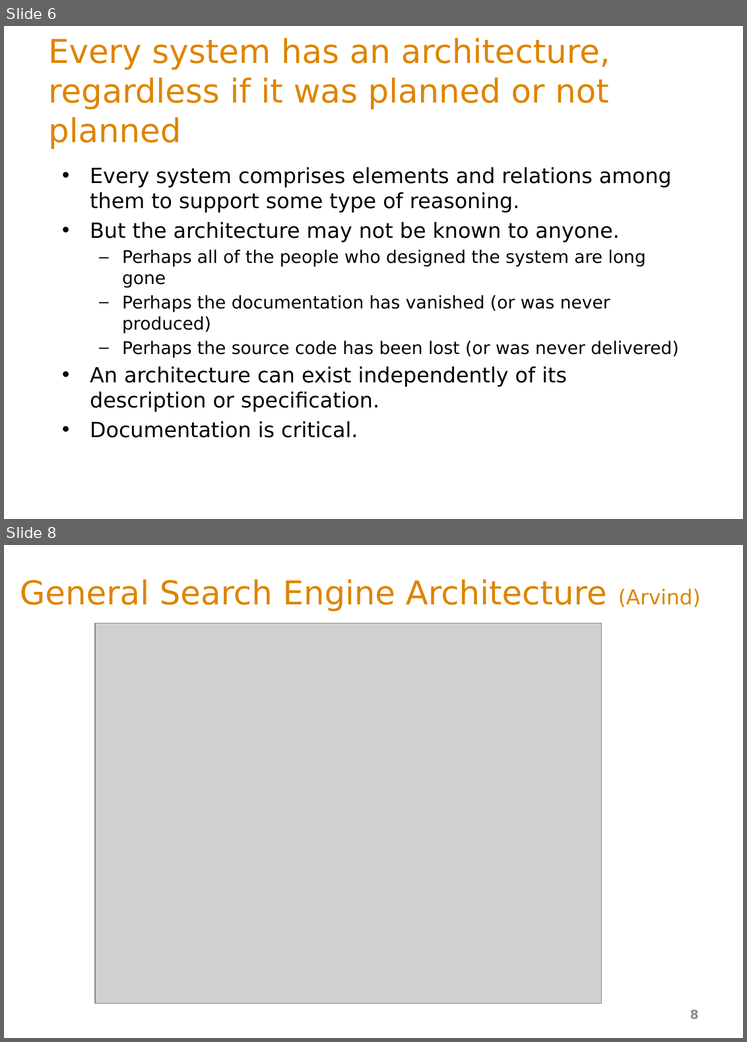
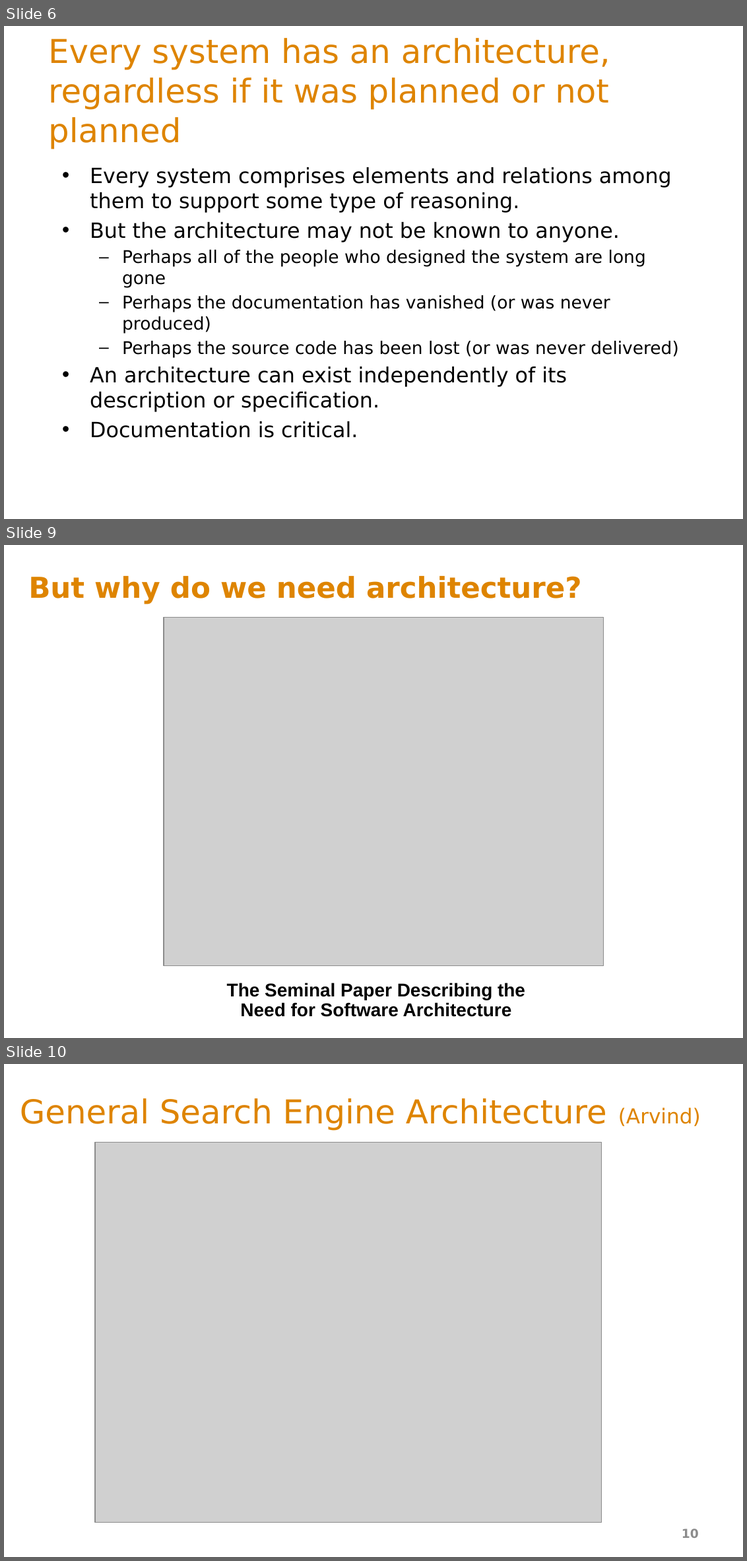
Before and after one commit to ArchitectingSoftware/SE577-SoftwareArchitecture, a slide deck: lectures/_L1a Intro to SW Architecture.pptx. Shown one above the other, each under a label of ours: slides 6 and 8 before the commit, slides 6, 9 and 10 after it; the slides between them are not shown. The pictures are 747x1042 and 747x1561 pixels, drawn with LibreOffice and Linux fonts; fonts in the diff are those of the drawing; grey boxes stand for pictures. Boxes give left, top, right and bottom in pixels: in the first picture for what was removed or moved away, otherwise in the second. Text is boxed around its words. In the diff, an @@ line names an element or a change of style, - is before the commit and + after.

```diff
--- a/lectures/_L1a Intro to SW Architecture.pptx
+++ b/lectures/_L1a Intro to SW Architecture.pptx
@@ slide 9 added at <box>4,545,743,1038</box>, background #FFFFFF @@
@@ title added at <box>28,576,582,604</box>, 28 pt, text #DE8400, bold @@
+But why do we need architecture?
@@ picture added at <box>164,618,603,966</box> @@
@@ text added at <box>227,983,525,1017</box>, 18 pt, text #000000, bold @@
+The Seminal Paper Describing the Need for Software Architecture
@@ what was slide 8 is now slide 10 @@
@@ page number at <box>682,1529,699,1538</box>: text changed @@
-8
+10
```
Also in this commit, not shown: 2 other slides added, 1 slide removed, 6 other files.
